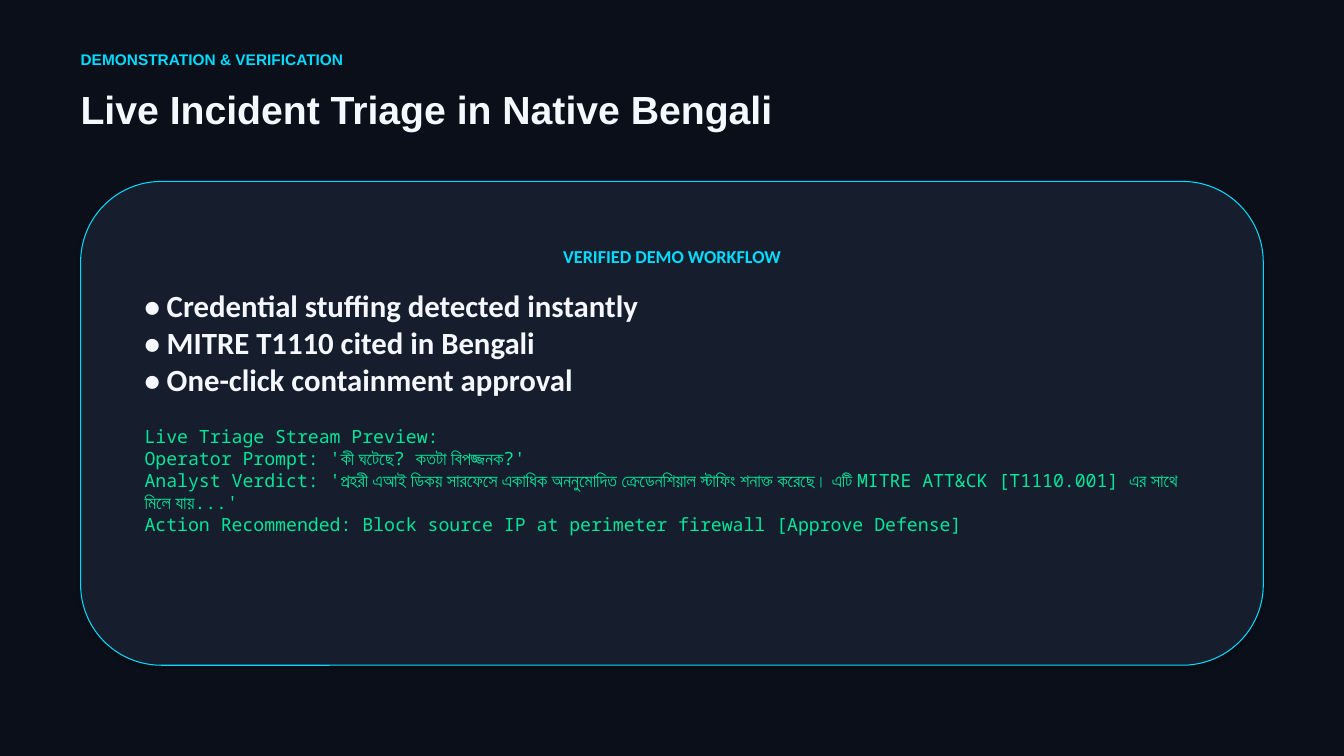
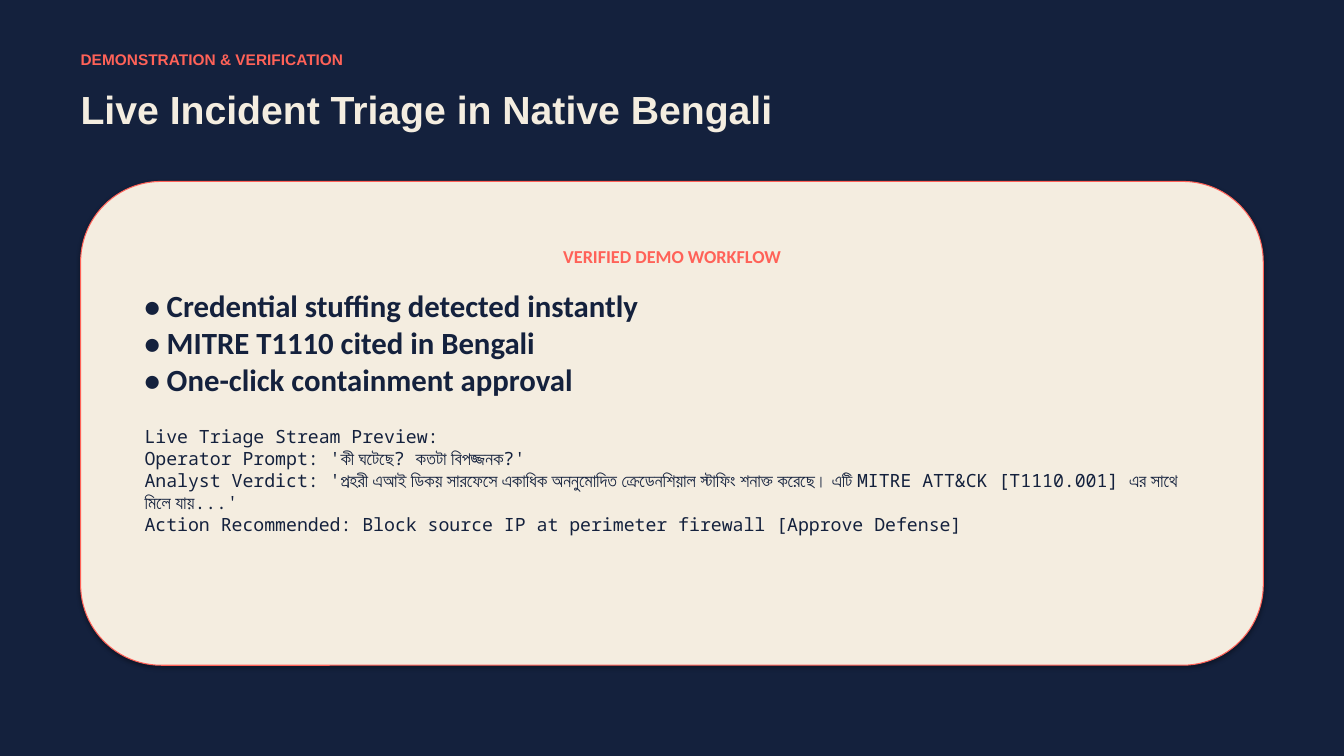
Before and after one commit to rahat4528/prohori-ai, a slide deck: slide 5 of docs/Prohori_AI_Pitch_Deck.pptx. Drawn at 1344x756 pixels with LibreOffice and Linux fonts; fonts in the diff are those of the drawing. Boxes give left, top, right and bottom in pixels: in the first picture for what was removed or moved away, otherwise in the second. Text is boxed around its words. In the diff, an @@ line names an element or a change of style, - is before the commit and + after.

```diff
--- a/docs/Prohori_AI_Pitch_Deck.pptx
+++ b/docs/Prohori_AI_Pitch_Deck.pptx
@@ rectangle at <box>0,0,1344,756</box>: fill #0B0F19 to #14213D @@
@@ text "DEMONSTRATION & VERIFICATION" at <box>81,54,343,65</box>: text colour #00DCFF to #FF6258 @@
@@ text "Live Incident Triage in Native ..." at <box>81,95,772,132</box>: text colour #F5F8FF to #F4EDE0 @@
@@ rounded rectangle "VERIFIED DEMO WORKFLOW" at <box>81,181,1263,665</box>: text colour #00DCFF to #FF6258 in "VERIFIED DEMO WORKFLOW"; text colour #F5F8FF to #14213D in "• Credential stuffing detected instantly • MITRE ..."; text colour #00E699 to #14213D in "Live Triage Stream Preview: Operator Prompt: 'কী ..."; fill #161E2E to #F4EDE0; outline #00DCFF 0.75 pt to #FF6258 0.75 pt @@
```
Also in this commit, not shown: 7 other slides changed, 29 other files.
